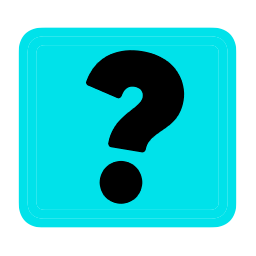
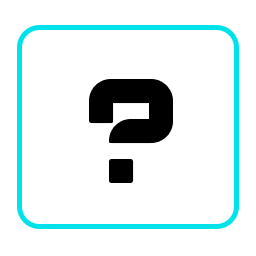
Layers edited between the first and the second 256 x 256 image:
added layer "?" (1st of 2) above "Rectangle 1" over [91, 81, 171, 181]
added layer "Rectangle 1" above "?" over [17, 25, 239, 229]
hid "?" (2nd of 2) over [88, 53, 182, 201]
hid "Layer 1" over [17, 25, 239, 229]
hid "Vector Smart Object" over [18, 27, 237, 228]
